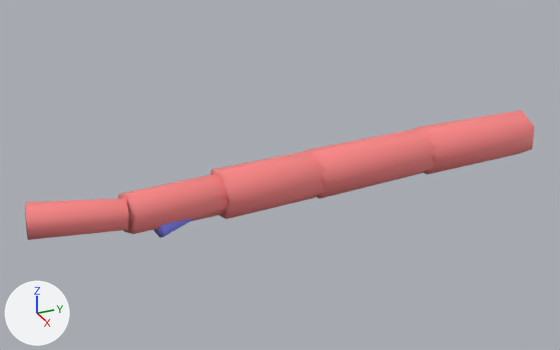
Two versions of the glTF model public/data/plots/sample/media/qsm/230.glb, one commit apart.
Before and after are seen from a 50 mm camera at (2.47, -5.09, 1.97) aimed at (-2.66, -2.78, -0.6). The axes (+X, +Y, +Z) are drawn at lower left. The lights are the same throughout. The picture after the commit comes second. Vertices at exactly the same position are counted once.
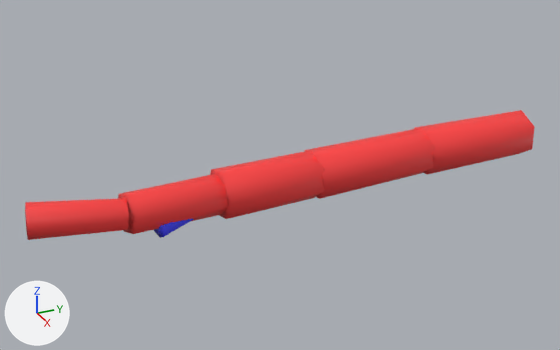
Where the change shows, as pixel boxes (x1, y1, x2, y2) in the pictures (560 x 350 px):
part 1 of me_mesh_0, recoloured (pink to red): (25, 110, 534, 240) in both
part 2 of me_mesh_0, recoloured (darker): (154, 219, 194, 238) in both

Edits to the bpy script that builds the scene:
```text
Change me_mesh_0:
    where me_mesh_0.from_pydata(...)  # 79 vertices, 144 faces; spans x -2.88..-2.26, y -4.76..-0.37, z -0.83..-0.37
    used by ob_mesh_0; location = (0.0, 0.0, 0.0)
    me_mesh_0 part 1: 120 faces centred in x -2.86..-2.31, y -4.75..-0.37, z -0.81..-0.39 are repainted in the vertex colours; the middle colour goes from pink #ff8888 to red #ff3f3f
    me_mesh_0 part 2: 24 faces centred in x -2.58..-2.32, y -3.89..-3.32, z -0.73..-0.56 are repainted in the vertex colours; the middle colour goes from blue #8888ff to blue #3f3fff
```
